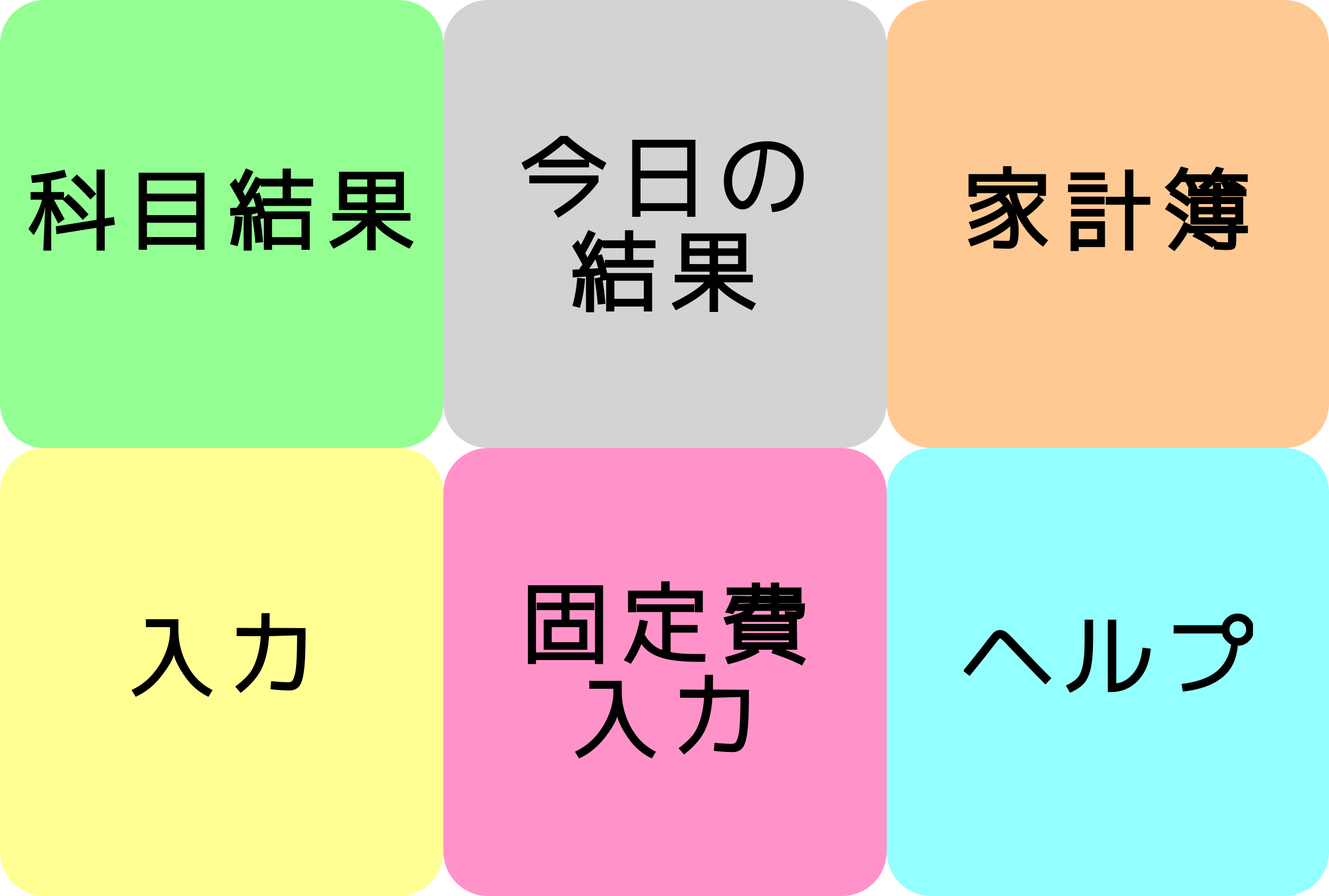
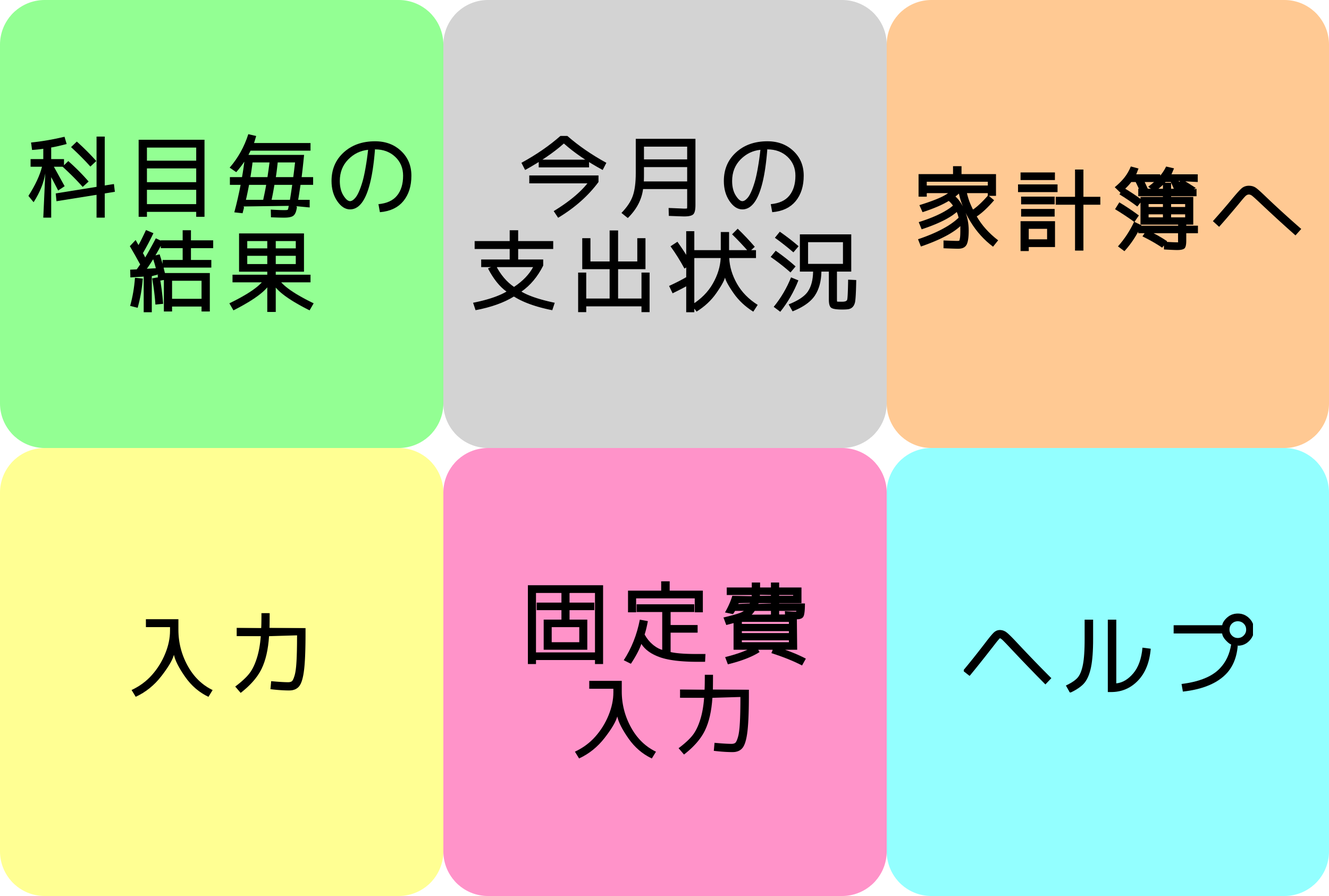
Layers edited between the first and the second 1329px x 896px image:
painted on "... #2" over [917, 165, 1302, 252]
painted on "... #1" over [473, 138, 857, 313]
painted on "..." over [28, 133, 414, 313]
